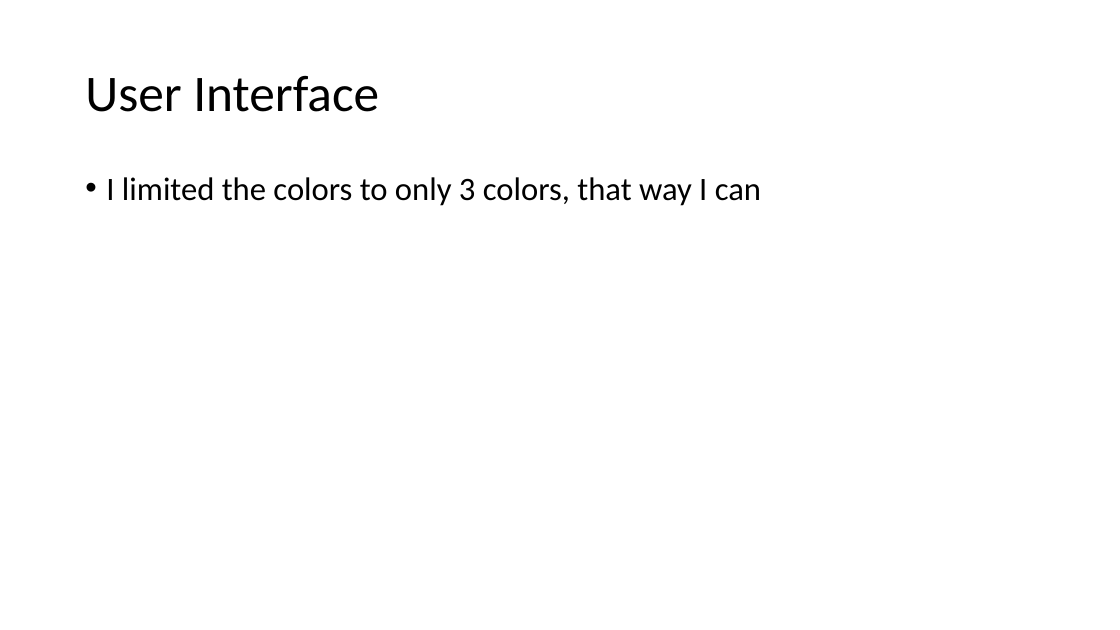
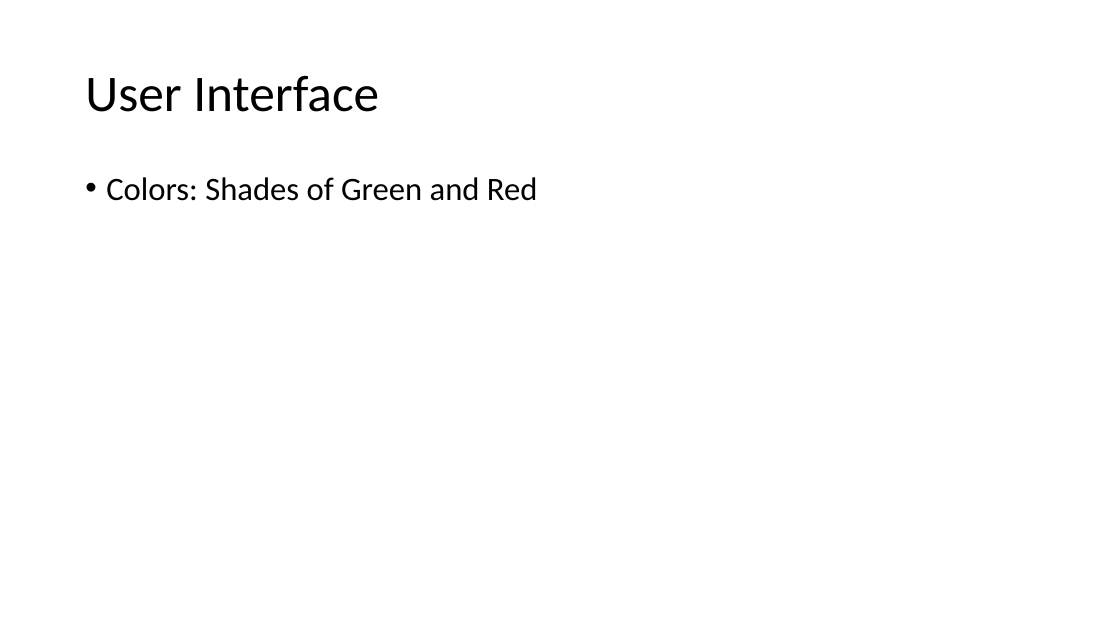
Before and after one commit to agtagaruma/portfolio001, a slide deck: slide 3 of p5-mern-app/presentationFiles/e-Prescribe app.pptx. Drawn at 1120x630 pixels with LibreOffice and Linux fonts; fonts in the diff are those of the drawing. Boxes give left, top, right and bottom in pixels: in the first picture for what was removed or moved away, otherwise in the second. Text is boxed around its words. In the diff, an @@ line names an element or a change of style, - is before the commit and + after.

```diff
--- a/p5-mern-app/presentationFiles/e-Prescribe app.pptx
+++ b/p5-mern-app/presentationFiles/e-Prescribe app.pptx
@@ text at (106, 177, 538, 201): text changed @@
-• I limited the colors to only 3 colors, that way I can
+• Colors: Shades of Green and Red
```
Also in this commit, not shown: 56 other files.
